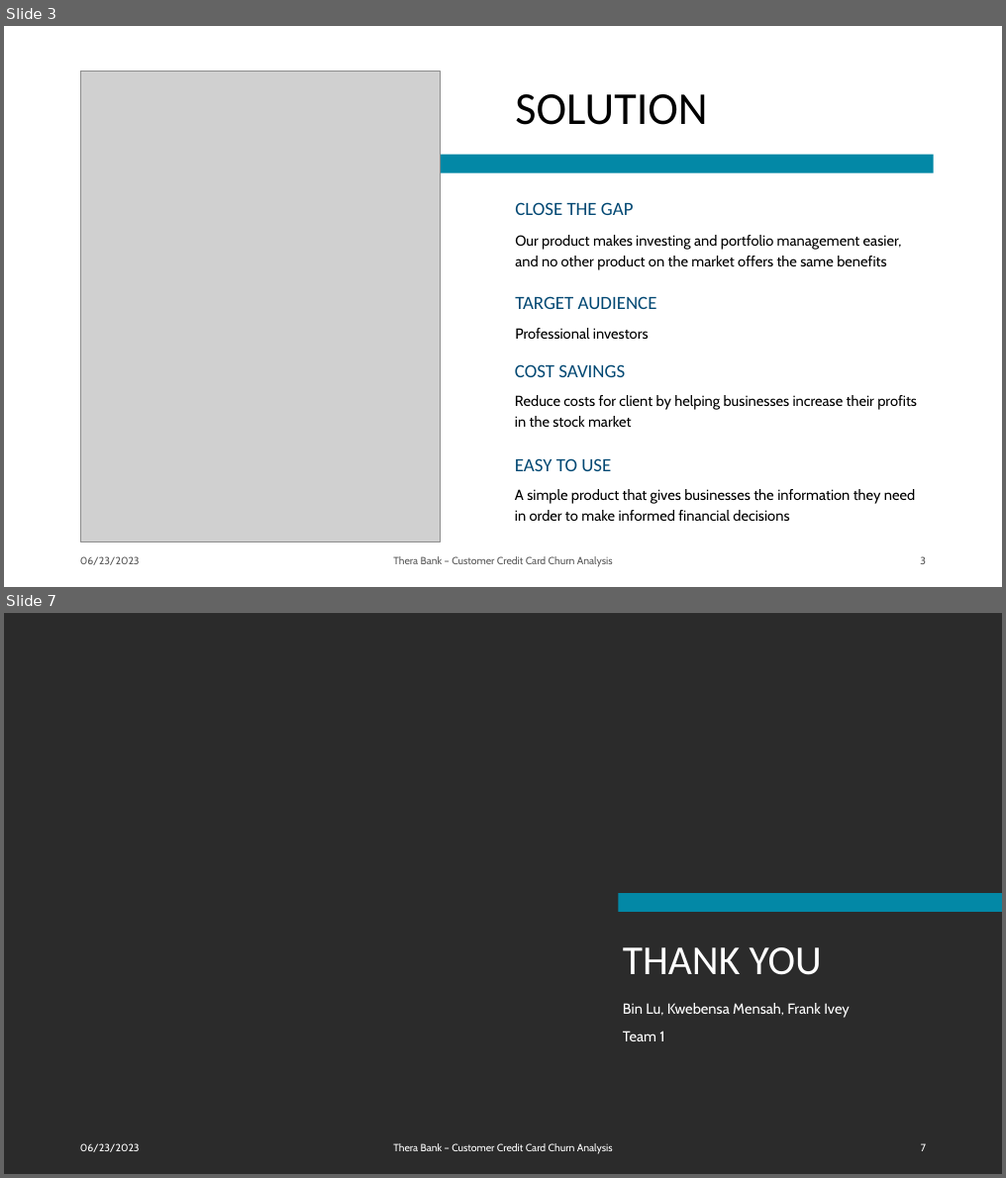
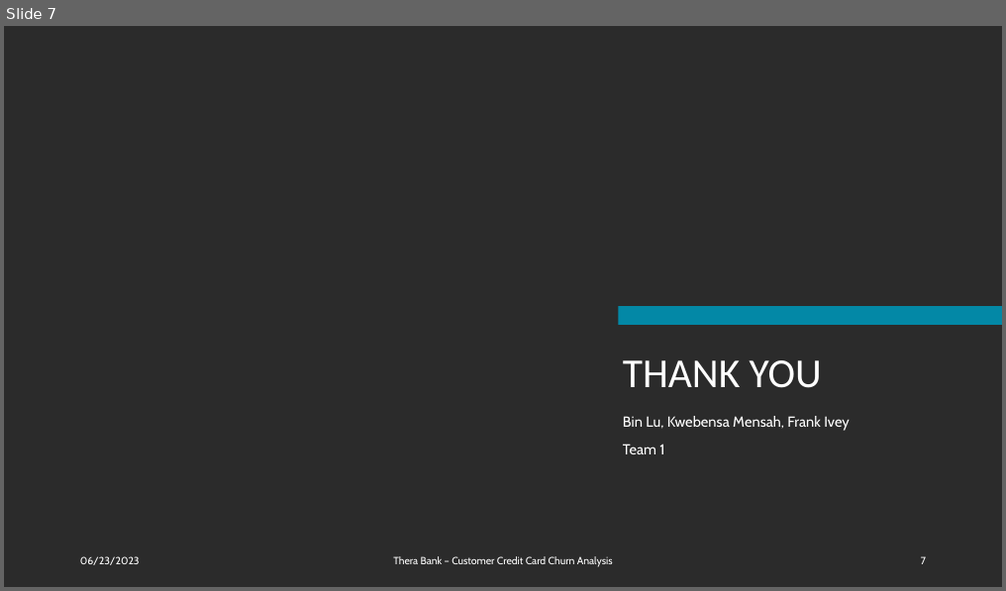
Before and after one commit to ithllc/AAI_510_02_SU23, a slide deck: Bank_Customer_Churn.pptx. Shown one above the other, each under a label of ours: slides 3 and 7 before the commit, slide 7 after it; the slides between them are not shown. The pictures are 1006x1178 and 1006x591 pixels, drawn with LibreOffice and Linux fonts; fonts in the diff are those of the drawing; grey boxes stand for pictures; background and template pictures are left out; a plain dark background stands for a picture behind light text. Boxes give left, top, right and bottom in pixels: in the first picture for what was removed or moved away, otherwise in the second. Text is boxed around its words. In the diff, an @@ line names an element or a change of style, - is before the commit and + after.

Commit message:
Renamed the PowerPoint and reduced slides
Removed a slide to reduce to 7 and renamed the PowerPoint Slide

```diff
--- a/Bank_Customer_Churn.pptx
+++ b/Bank_Customer_Churn.pptx
@@ slide 3 removed at [4,26,1002,587], background #FFFFFF @@
@@ picture removed at [80,71,440,543] @@
@@ title removed at [515,94,707,125] @@
-SOLUTION
@@ rectangle removed at [345,155,934,174] @@
@@ text removed at [515,202,634,215] @@
-CLOSE THE GAP
@@ text removed at [515,235,902,271] @@
-Our product makes investing and portfolio management easier, and no other product on the market offers the same benefits
@@ text removed at [515,296,657,309] @@
-TARGET AUDIENCE
@@ text removed at [515,328,648,339] @@
-Professional investors
@@ text removed at [515,365,625,377] @@
-COST SAVINGS
@@ text removed at [515,395,917,427] @@
-Reduce costs for client by helping businesses increase their profits in the stock market
@@ text removed at [515,459,611,472] @@
-EASY TO USE
@@ text removed at [515,489,915,521] @@
-A simple product that gives businesses the information they need in order to make informed financial decisions
@@ text removed at [80,557,140,566] @@
-06/23/2023
@@ text removed at [393,557,613,568] @@
-Thera Bank – Customer Credit Card Churn Analysis
@@ page number removed at [920,557,926,565] @@
-3
```
Also in this commit, not shown: 2 slides changed, 2 slides added, 1 other slide removed, 1 other file.
